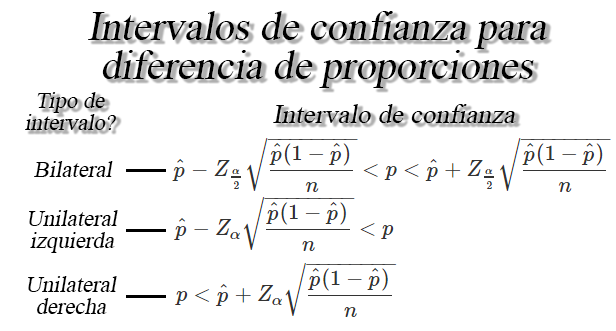
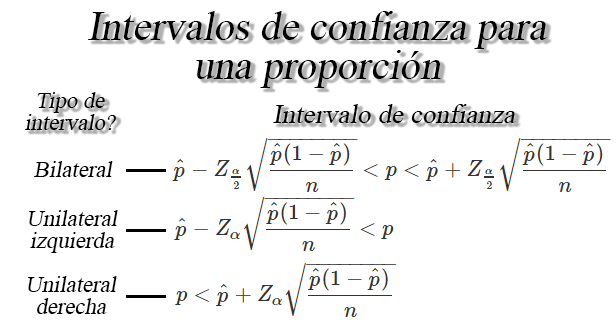
The second 616x331 image is a revision of the first. Changes to its layers:
renamed "Intervalos de confianza para diferencia de proporciones" to "Intervalos de confianza para una proporción", painted on it over [102, 50, 540, 88]
